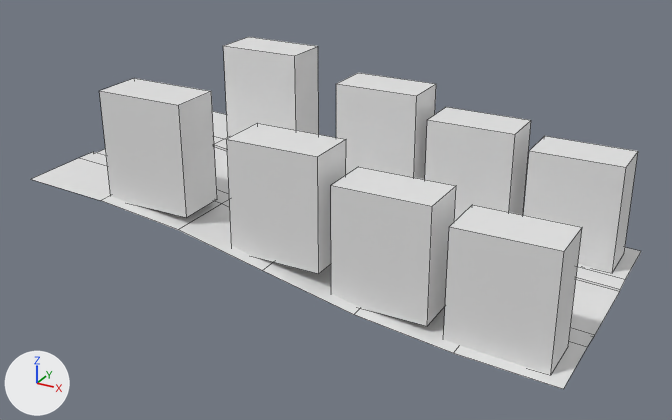
The Blender file src/wbcity/hill_down.blend: old version first, new version second.
Camera for both pictures: a 50 mm lens placed at (5.0, -5.47, 2.54), pointed at (2.05, -0.11, -0.14). Lighting does not change. The marker at lower left points along +X, +Y and +Z. Mesh edges are drawn as thin lines.

In view in the first picture: 'hill_down'.
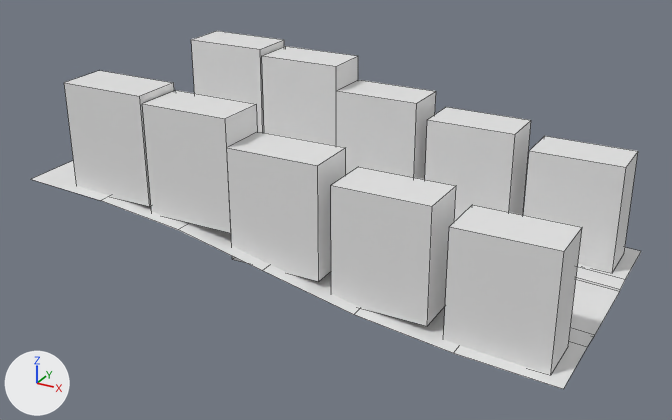
Location of each change, [x1, y1, x2, y2] in pixels of the pictures (672 x 420 px; the box of a moved part takes in the faces that stretch with it):
'hill_down', reshaped
    before: [32, 37, 641, 389]
    after: [32, 31, 641, 389]
part 1 of me_plane_000, added
    after: [191, 31, 284, 133]
part 2 of me_plane_000, added
    after: [64, 71, 174, 207]
part 3 of me_plane_000, moved or reshaped
    before: [223, 37, 436, 180]
    after: [262, 46, 436, 180]
part 4 of me_plane_000, moved or reshaped
    before: [100, 78, 346, 274]
    after: [142, 90, 346, 282]

Patch to the scene script:
```diff
--- a/src/wbcity/hill_down.blend.py
+++ b/src/wbcity/hill_down.blend.py
@@ me_plane_000 @@
 me_plane_000.from_pydata(...)  # 120 vertices, 90 faces; spans x 0.0..8.0, y -2.0..2.0, z -1.0..1.51
 # used by ob_hill_down; location = (0.0, 0.0, 0.0); scale = (0.5, 0.5, 0.5)
 # verts and faces of me_plane_000; kept vertices keep their numbers, new ones are numbered from 120
 # before: 56 (1.33, 1.8, -0.08), 57 (1.33, 1.09, -0.08), 58 (2.67, 1.09, -0.08), 59 (1.33, 1.09, 1.51) at pixel (223, 45), 60 (2.67, 1.09, 1.51) at pixel (294, 55)
 # before: 61 (2.67, 1.8, -0.08), 62 (1.33, 1.8, 1.51) at pixel (248, 36), 63 (2.67, 1.8, 1.51) at pixel (318, 46), 64 (3.39, 1.8, -0.42), 65 (3.39, 1.09, -0.42)
 # before: 66 (4.73, 1.09, -0.42), 67 (3.39, 1.09, 1.17) at pixel (336, 83), 68 (4.73, 1.09, 1.17) at pixel (416, 95), 69 (4.73, 1.8, -0.42), 70 (3.39, 1.8, 1.17) at pixel (358, 72)
 # before: 71 (4.73, 1.8, 1.17) at pixel (436, 83)
 # before: 88 (1.33, -1.8, -0.08), 89 (1.33, -1.09, -0.08), 90 (2.67, -1.09, -0.08) at pixel (217, 199), 91 (1.33, -1.09, 1.51) at pixel (134, 78), 92 (2.67, -1.09, 1.51) at pixel (211, 91)
 # before: 93 (2.67, -1.8, -0.08) at pixel (186, 217), 94 (1.33, -1.8, 1.51) at pixel (99, 90), 95 (2.67, -1.8, 1.51) at pixel (178, 105), 96 (3.39, -1.8, -0.42), 97 (3.39, -1.09, -0.42)
 # before: 98 (4.73, -1.09, -0.42), 99 (3.39, -1.09, 1.17) at pixel (257, 123), 100 (4.73, -1.09, 1.17) at pixel (346, 139), 101 (4.73, -1.8, -0.42) at pixel (318, 273), 102 (3.39, -1.8, 1.17) at pixel (226, 139)
 # before: 103 (4.73, -1.8, 1.17) at pixel (317, 156)
+# me_plane_000 part 1: a new loose piece, a box spanning x 0.7..2.03, y 1.09..1.8, z -0.05..1.53
+# me_plane_000 part 2: a new loose piece, a box spanning x 0.7..2.03, y -1.8..-1.09, z -0.05..1.53
+# me_plane_000 part 3
+for i in [64, 65, 66, 69]: verts[i] += (0.0, 0.0, -0.11)
+for i in [67, 68, 70, 71]: verts[i] += (0.0, 0.0, -0.12)
+verts[56] = (2.06, 1.8, -0.15)  # moved
+verts[57] = (2.06, 1.09, -0.15)  # moved
+verts[58] = (3.39, 1.09, -0.15)  # moved
+verts[61] = (3.39, 1.8, -0.15)  # moved
+verts[59] = (2.06, 1.09, 1.43)  # moved, pixel (261, 55)
+verts[62] = (2.06, 1.8, 1.43)  # moved, pixel (285, 46)
+verts[60] = (3.39, 1.09, 1.43)  # moved, pixel (336, 66)
+verts[63] = (3.39, 1.8, 1.43)  # moved, pixel (358, 55)
+# me_plane_000 part 4
+for i in [96, 97, 98, 101]: verts[i] += (0.0, 0.0, -0.11)
+for i in [99, 100, 102, 103]: verts[i] += (0.0, 0.0, -0.12)
+verts[88] = (2.06, -1.8, -0.15)  # moved
+verts[89] = (2.06, -1.09, -0.15)  # moved
+verts[90] = (3.39, -1.09, -0.15)  # moved
+verts[93] = (3.39, -1.8, -0.15)  # moved, pixel (231, 233)
+verts[91] = (2.06, -1.09, 1.43)  # moved, pixel (175, 90)
+verts[94] = (2.06, -1.8, 1.43)  # moved, pixel (142, 103)
+verts[92] = (3.39, -1.09, 1.43)  # moved, pixel (256, 104)
+verts[95] = (3.39, -1.8, 1.43)  # moved, pixel (225, 118)
```
